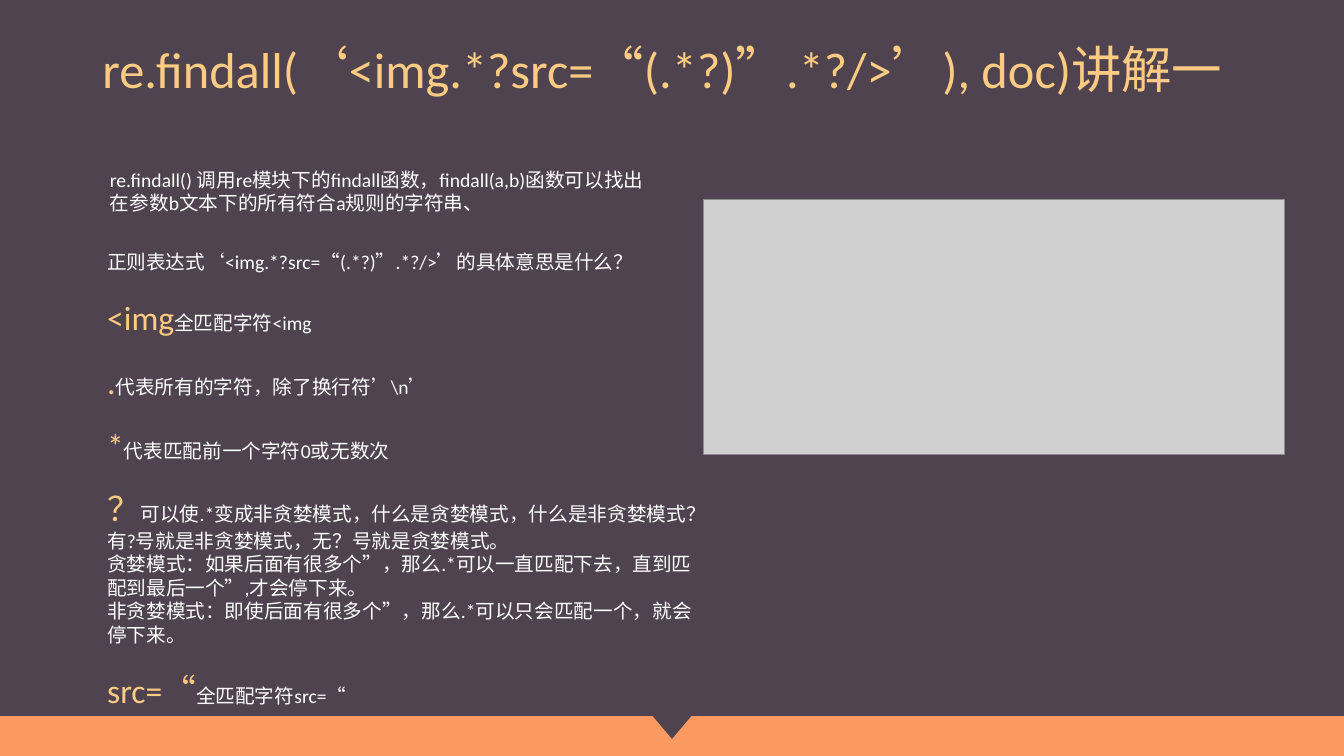
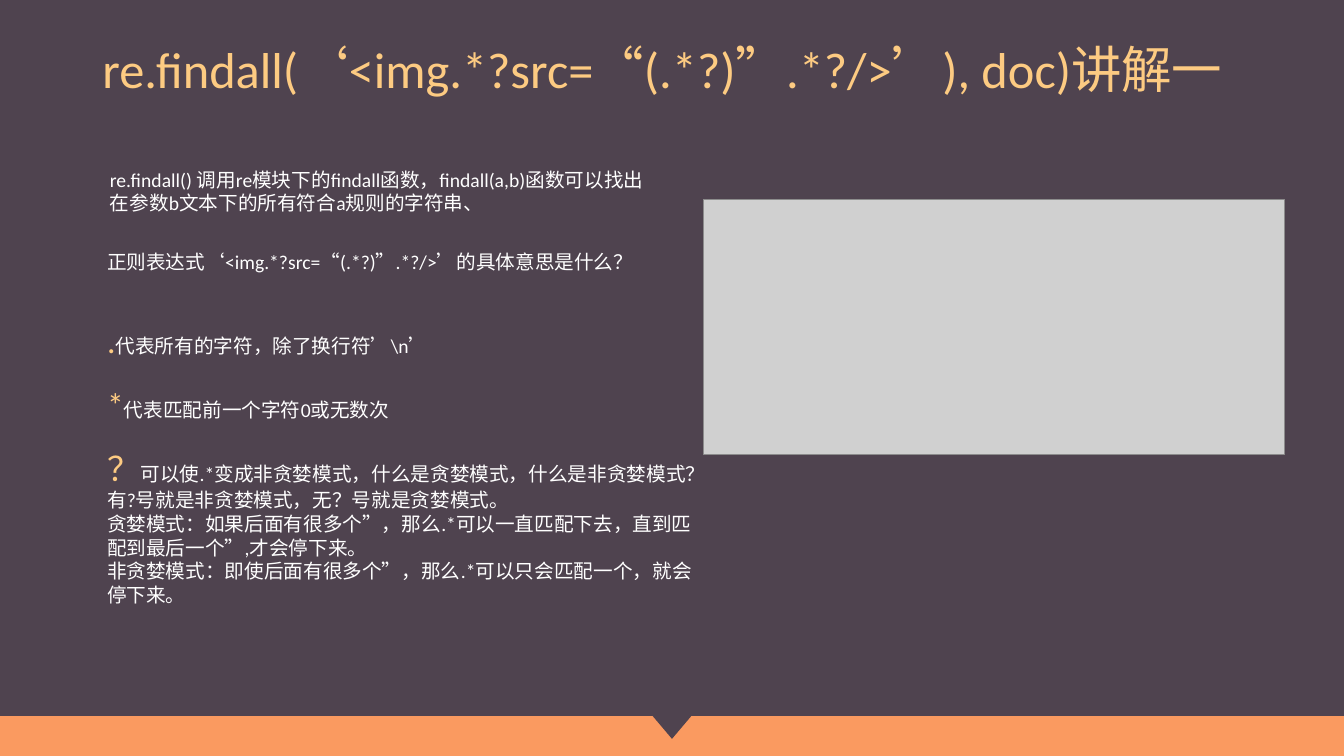
Before and after one commit to Wu-jiaming/-ppt, a slide deck: slide 39 of 正则表达式.pptx (slide 35 before the commit). Drawn at 1344x756 pixels with LibreOffice and Linux fonts; fonts in the diff are those of the drawing; grey boxes stand for pictures. Boxes give left, top, right and bottom in pixels: in the first picture for what was removed or moved away, otherwise in the second. Text is boxed around its words. In the diff, an @@ line names an element or a change of style, - is before the commit and + after.

```diff
--- a/正则表达式.pptx
+++ b/正则表达式.pptx
@@ text at <box>174,313,311,334</box>: paragraph removed @@
-<img全匹配字符<img
@@ text at <box>107,675,346,705</box>: paragraph removed @@
-src=“全匹配字符src=“
```
Also in this commit, not shown: 5 other slides changed.
